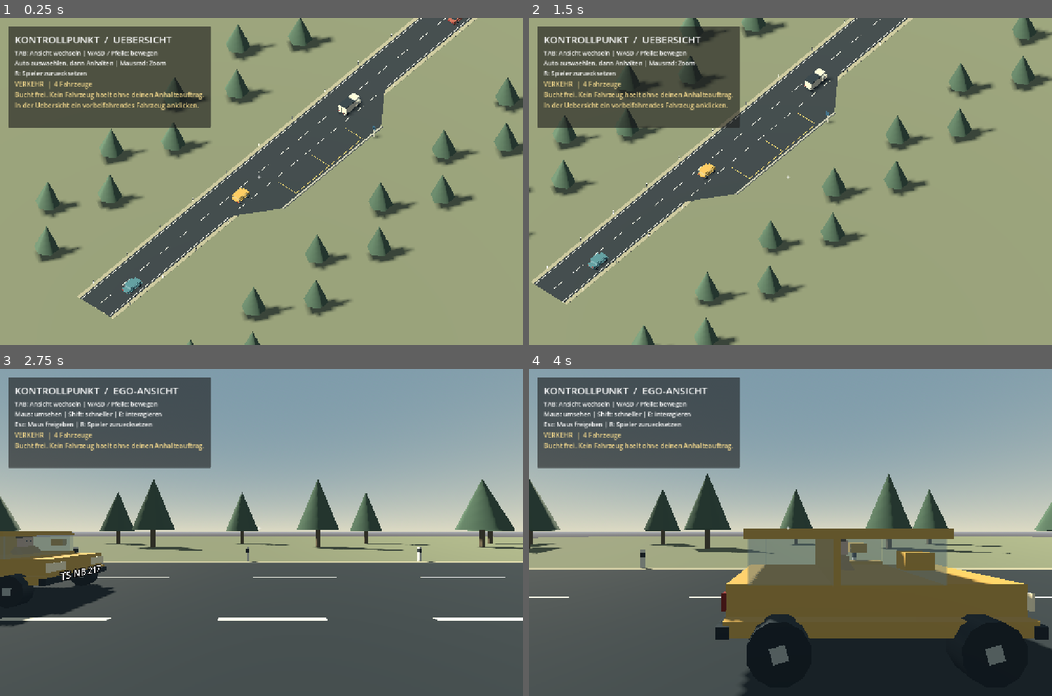
Above: before the commit, frames 1-4 (two rows, left to right).
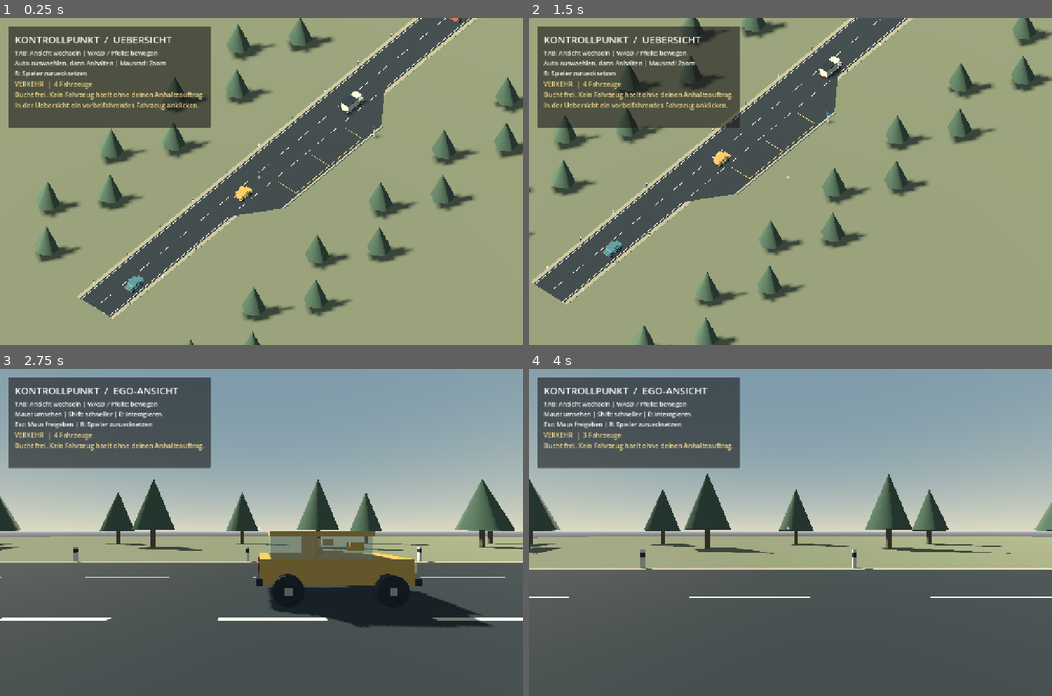
Above: after the commit, the same moments.

Repository: Hauskamel/traffic-society
Game: Godot game, scene res://main.tscn
The game is run twice, just before and just after one commit, with the same random seed, the same clock (stepped at 60 frames per second) and the same inputs.
Inputs (mouse positions are in pixels of both pictures, inside the frame that each line leads up to):
- Up to frame 1 (0.25 s): no input
- Up to frame 2 (1.5 s): tap Enter at 0.5 s; move the mouse to (905, 165) at 0.52 s; hold D 0.53-1.28 s; hold Shift 0.53-1.28 s; click (905, 165) at 0.67 s; move the mouse to (685, 197) at 1.27 s; hold S from 1.28 s (still down); tap Shift at 1.35 s
- Up to frame 3 (2.75 s): move the mouse to (313, 460) at 2.02 s; release S at 2.03 s; hold D from 2.03 s (still down); hold Shift from 2.03 s (still down); tap Tab at 2.1 s
- Up to frame 4 (4 s): move the mouse to (785, 539) at 2.77 s; release D at 2.78 s; release Shift at 2.78 s; hold W from 2.78 s (still down); tap E at 2.85 s; click (785, 539) at 2.92 s; tap Shift at 3.05 s; move the mouse to (827, 535) at 3.52 s; hold Shift from 3.53 s (still down); tap R at 3.6 s

The runs differ from the first frame. In frame 1, 0.3% of the frame differs, in the area x 23-89%, y 0-85%; in frame 2, 0.7%; in frame 3, 12%; in frame 4, 25%, in the area x 10-100%, y 19-100%.

Commit message:
Verkehrstempo verdoppeln und Geschwindigkeiten zentral in km/h definieren

Diff:
--- a/main.gd
+++ b/main.gd
@@ -1,4 +1,6 @@
 extends Node3D
+
+const SpeedSettings = preload("res://scripts/speed_settings.gd")
 
 var player: CharacterBody3D
 var eyes: Camera3D
@@ -301,7 +303,7 @@
 		player.velocity.z = 0
 	else:
 		var direction := player.basis * Vector3(move.x, 0, move.y)
-		var speed := 6.0 if Input.is_physical_key_pressed(KEY_SHIFT) else 3.5
+		var speed := (SpeedSettings.SPRINT_SPEED_KMH if Input.is_physical_key_pressed(KEY_SHIFT) else SpeedSettings.WALK_SPEED_KMH) / 3.6
 		player.velocity.x = direction.x * speed
 		player.velocity.z = direction.z * speed
 	if not player.is_on_floor():
--- /dev/null
+++ b/scripts/speed_settings.gd
@@ -0,0 +1,9 @@
+extends RefCounted
+## World scale: 1 Godot unit = 1 metre. Divide km/h by 3.6 for m/s.
+## Relative multiplier applies only to cruising traffic, not parking or walking.
+const BASE_TRAFFIC_SPEED_KMH := 10.8
+const TRAFFIC_SPEED_FACTOR := 2.0
+const TRAFFIC_SPEED_KMH := BASE_TRAFFIC_SPEED_KMH * TRAFFIC_SPEED_FACTOR
+const PARKING_SPEED_KMH := 9.0
+const WALK_SPEED_KMH := 12.6
+const SPRINT_SPEED_KMH := 21.6
--- a/scripts/traffic_car.gd
+++ b/scripts/traffic_car.gd
@@ -12,8 +12,9 @@
 var body_height := 1.65
 var speed_limit := ROAD_SPEED
 var start_z := 52.0
-const ROAD_SPEED := 3.0
-const BAY_SPEED := 2.5
+const SpeedSettings = preload("res://scripts/speed_settings.gd")
+const ROAD_SPEED := SpeedSettings.TRAFFIC_SPEED_KMH / 3.6
+const BAY_SPEED := SpeedSettings.PARKING_SPEED_KMH / 3.6
 var state: State = State.DRIVING
 var speed := ROAD_SPEED
 var route: Curve3D
Not shown, changed: docs/ENTWICKLUNG.md
